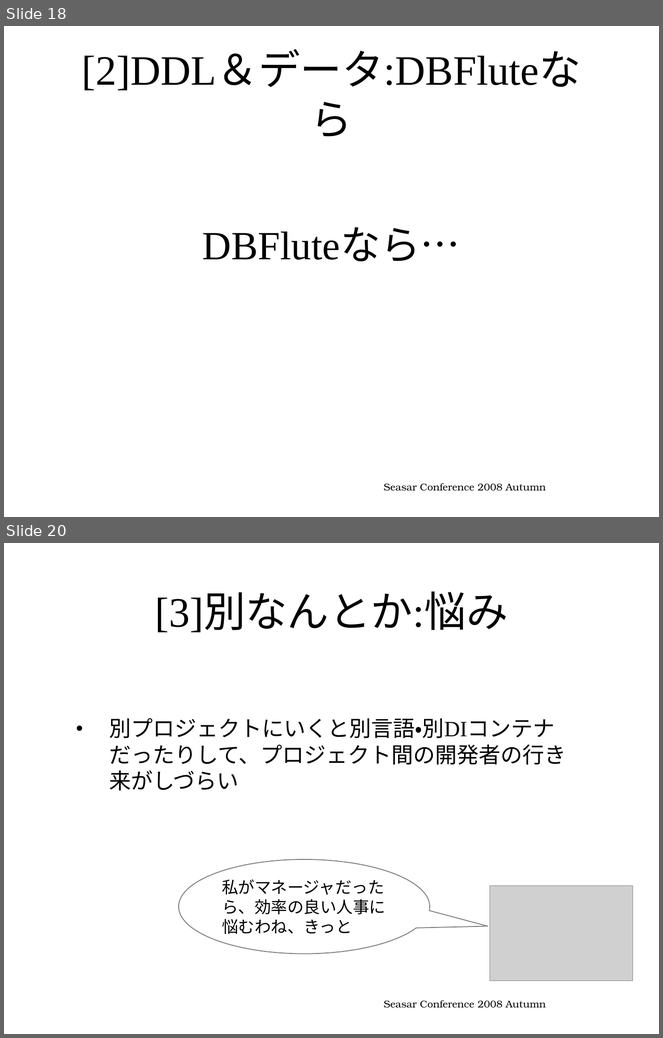
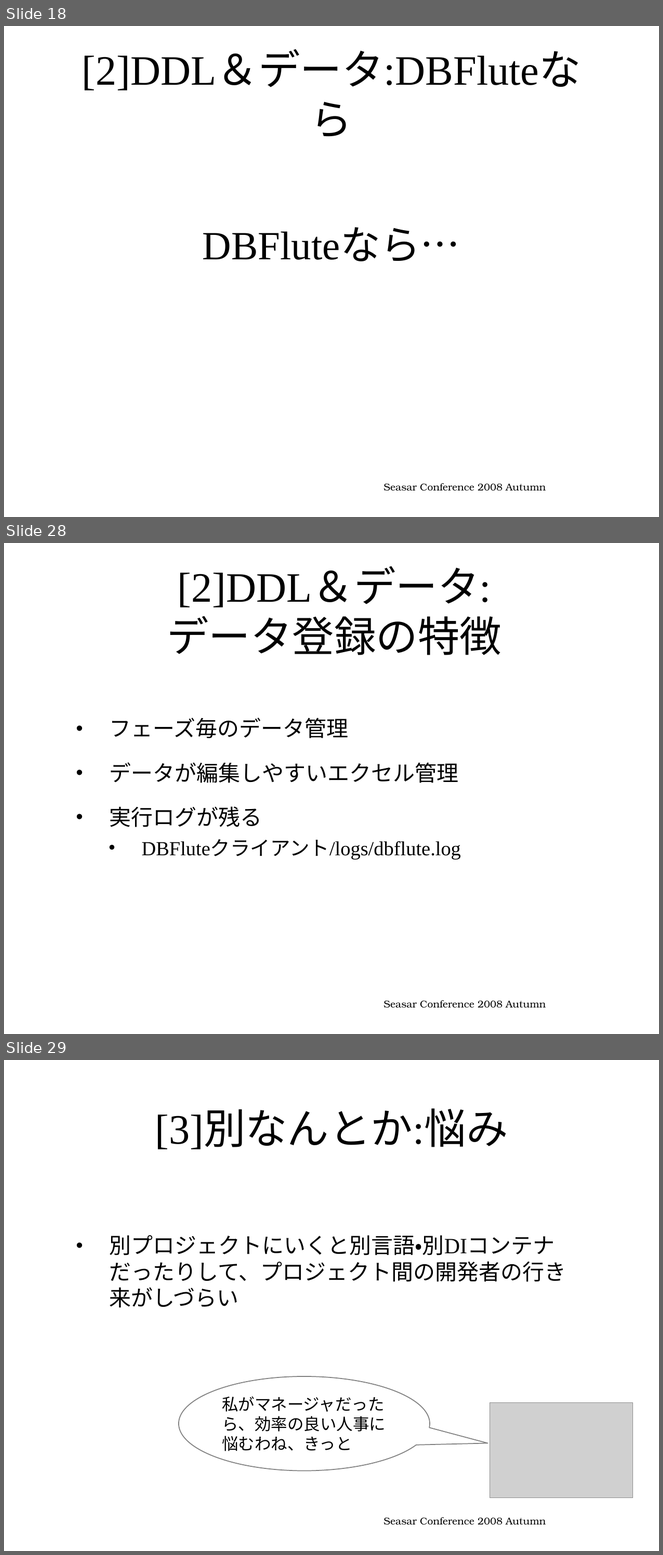
Before and after one commit to seasarorg/dbflute, a slide deck: dbflute/etc/doc/ref/session/resource/GenbaSolution2-sc2008autumn-dbflute.pptx. Shown one above the other, each under a label of ours: slides 18 and 20 before the commit, slides 18, 28 and 29 after it; the slides between them are not shown. The pictures are 663x1038 and 663x1555 pixels, drawn with LibreOffice and Linux fonts; fonts in the diff are those of the drawing; grey boxes stand for pictures; background and template pictures are left out. Boxes give left, top, right and bottom in pixels: in the first picture for what was removed or moved away, otherwise in the second. Text is boxed around its words. In the diff, an @@ line names an element or a change of style, - is before the commit and + after.

Commit message:
Making conference document.

```diff
--- a/dbflute/etc/doc/ref/session/resource/GenbaSolution2-sc2008autumn-dbflute.pptx
+++ b/dbflute/etc/doc/ref/session/resource/GenbaSolution2-sc2008autumn-dbflute.pptx
@@ slide 28 added at (x1=4, y1=543, x2=659, y2=1034), background picture (left out) @@
@@ title added at (x1=167, y1=568, x2=502, y2=655), 46 pt, text #000000 @@
+[2]DDL＆データ:
+データ登録の特徴
@@ text added at (x1=109, y1=718, x2=461, y2=860), 24 pt, text #000000 @@
+• フェーズ毎のデータ管理
+• データが編集しやすいエクセル管理
+• 実行ログが残る
+  • DBFluteクライアント/logs/dbflute.log
@@ text added at (x1=384, y1=1001, x2=546, y2=1008), 11 pt, text #000000 @@
+Seasar Conference 2008 Autumn
@@ what was slide 20 is now slide 29 @@
```
Also in this commit, not shown: 1 slide changed, 8 other slides added.
